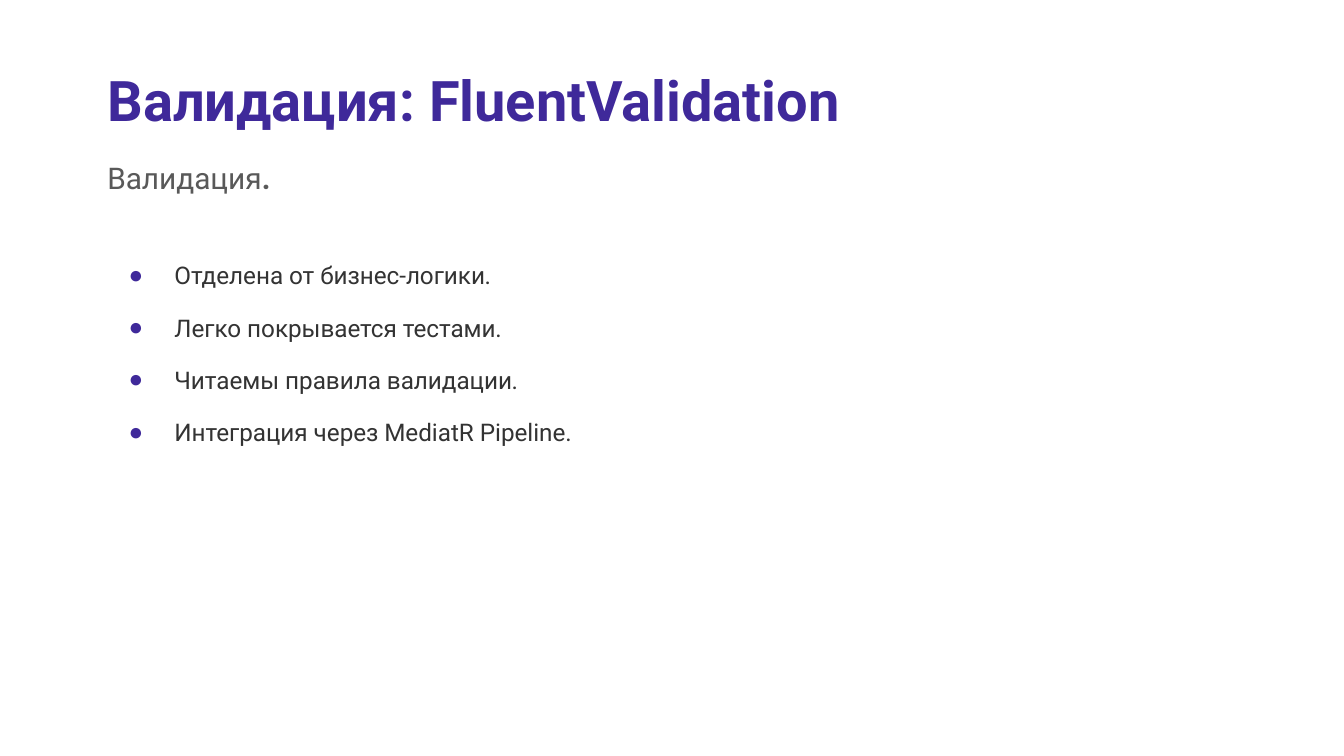
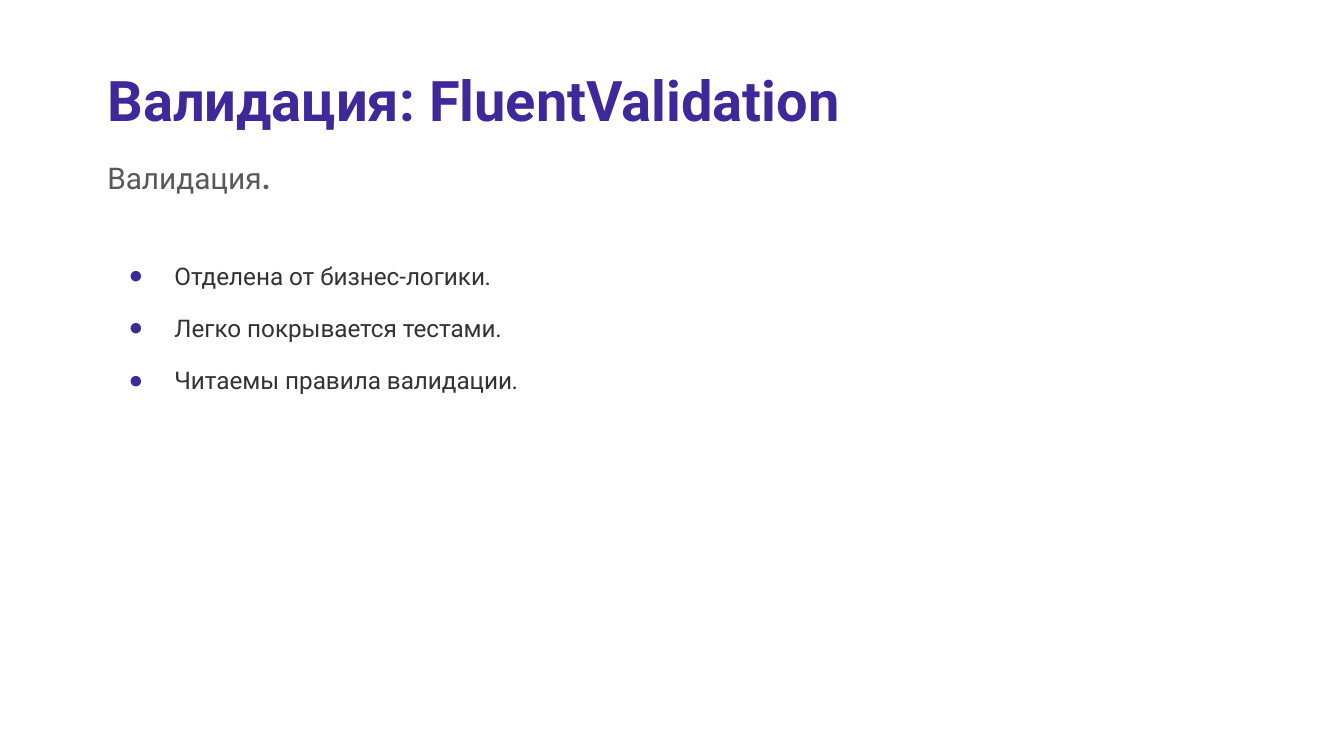
Before and after one commit to alex-makhina/client-ops-portal, a slide deck: slide 18 of Documentation/Презентация.pptx. Drawn at 1344x756 pixels with LibreOffice and Linux fonts; fonts in the diff are those of the drawing; background and template pictures are left out. Boxes give left, top, right and bottom in pixels: in the first picture for what was removed or moved away, otherwise in the second. Text is boxed around its words. In the diff, an @@ line names an element or a change of style, - is before the commit and + after.

Commit message:
Update presentation

```diff
--- a/Documentation/Презентация.pptx
+++ b/Documentation/Презентация.pptx
@@ text at [174, 422, 572, 446]: paragraph removed @@
-● Интеграция через MediatR Pipeline.
```
Also in this commit, not shown: 2 other slides changed, 1 other file.
